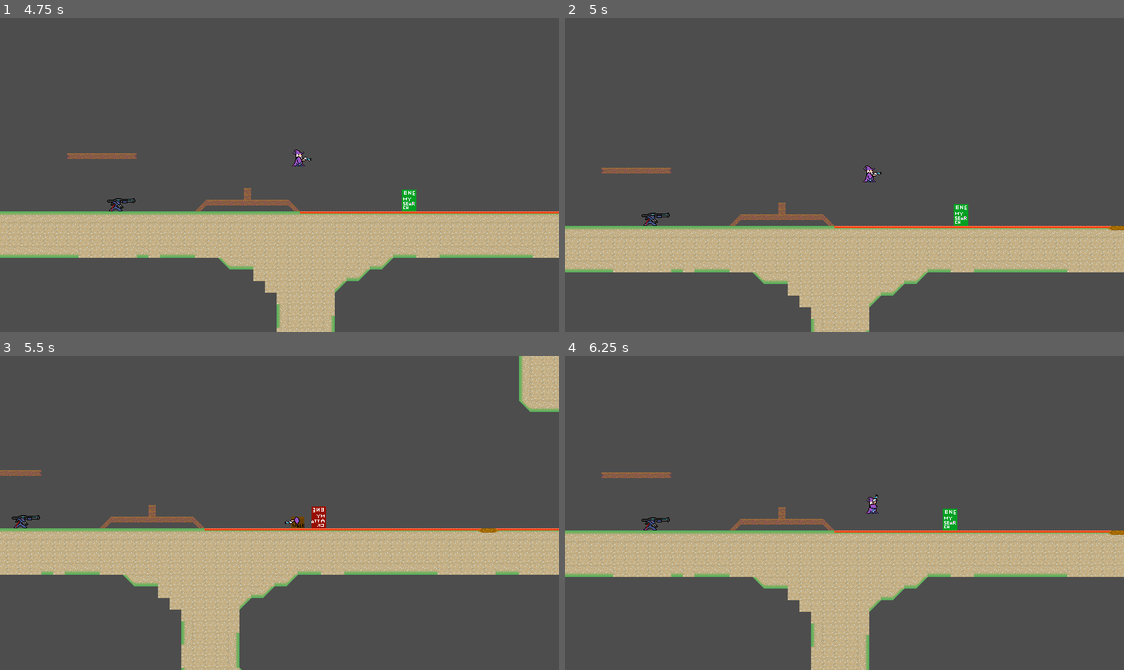
Above: before the commit, frames 1-4 (two rows, left to right).
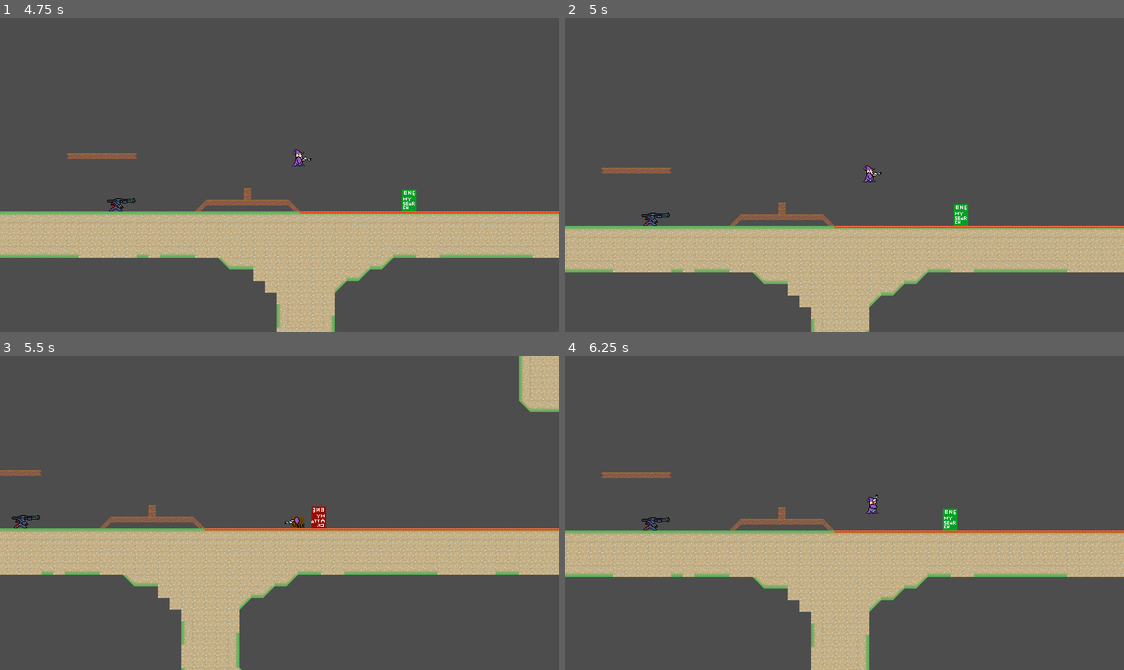
Above: after the commit, the same moments.

Repository: haruo-gabriel/portal2d
Game: Godot game, scene res://levels/test.tscn
Two runs of this game, one before a commit and one after it. Both use one fixed random seed, a clock stepped at 60 frames per second and the inputs below.
Inputs (mouse positions are in pixels of both pictures, inside the frame that each line leads up to):
- Up to frame 1 (4.75 s): move the mouse to (251, 237) at 0.52 s; hold Shift (crouch) 0.53-1.28 s; hold D (move_right) 0.53-2.03 s; tap Space (jump) at 0.77, 1.52, 3.02, 3.77, 4.52 s; move the mouse to (447, 222) at 1.27 s; click (447, 222) at 1.35 s; move the mouse to (111, 127) at 2.02 s; hold A (move_left) 2.03-4.28 s; right-click (111, 127) at 2.1 s; move the mouse to (307, 175) at 2.77 s; tap Shift (crouch) at 2.85 s; move the mouse to (195, 96) at 3.52 s; click (195, 96) at 3.6 s; move the mouse to (402, 159) at 4.27 s; hold D (move_right) from 4.28 s (still down); right-click (402, 159) at 4.35 s
- Up to frame 2 (5 s): keep holding D (move_right)
- Up to frame 3 (5.5 s): keep holding D (move_right); move the mouse to (167, 528) at 5.02 s; hold Shift (crouch) from 5.03 s (still down)
- Up to frame 4 (6.25 s): keep holding D (move_right); move the mouse to (900, 443) at 5.77 s; release Shift (crouch) at 5.78 s; click (900, 443) at 5.85 s; tap Space (jump) at 6.02 s

Frame 1 is identical in both runs. In frame 2, less than 0.1% of the frame differs, in the area x 97-100%, y 66-68%; in frame 3, less than 0.1%, in the area x 85-90%, y 54-57%; in frame 4, less than 0.1%.
Error after the commit: Invalid call. Nonexistent function 'queue_free' in base 'Nil'. (res://portals/portals.gd:36)

Commit message:
Removing portals on death

Diff:
--- a/godot project/characters/player/scripts/player.gd
+++ b/godot project/characters/player/scripts/player.gd
@@ -150,4 +150,7 @@
 
 
 func player_death():
+
+	Portals.clear()
+
 	get_tree().reload_current_scene()
--- a/godot project/portals/portals.gd
+++ b/godot project/portals/portals.gd
@@ -26,6 +26,10 @@
 
 	add_child(new_portal)
 
+func clear() -> void:
+
+	remove_portal(PortalsConstants.PortalType.PORTAL_TYPE_ORANGE)
+	remove_portal(PortalsConstants.PortalType.PORTAL_TYPE_BLUE)
 
 func remove_portal(type: PortalsConstants.PortalType) -> void:
 	# If Portal is already instantiated, uninstantiate it
